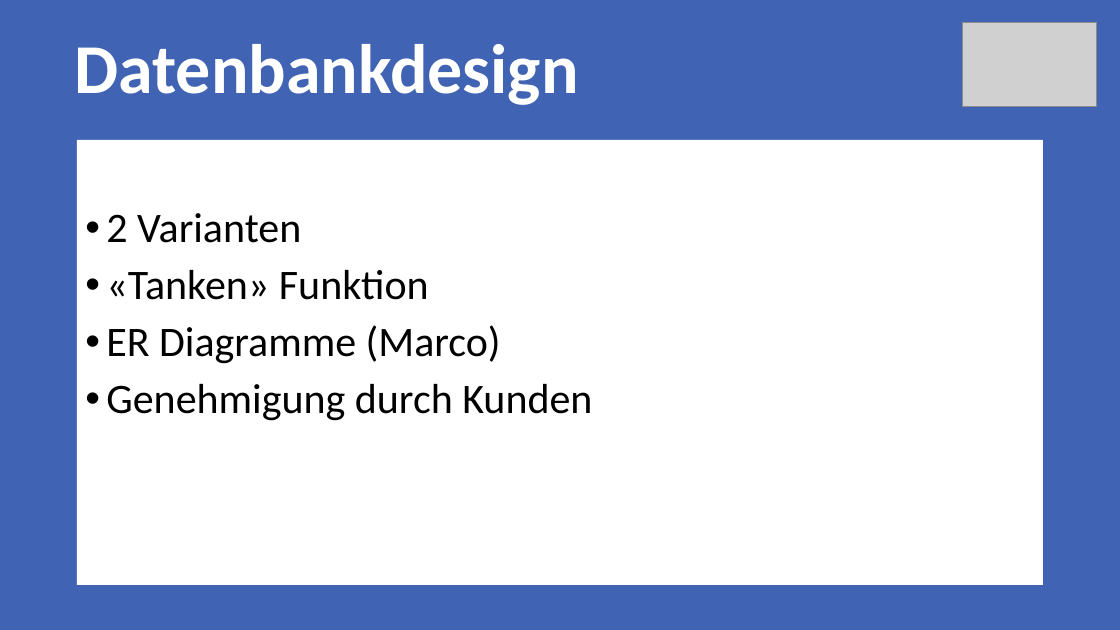
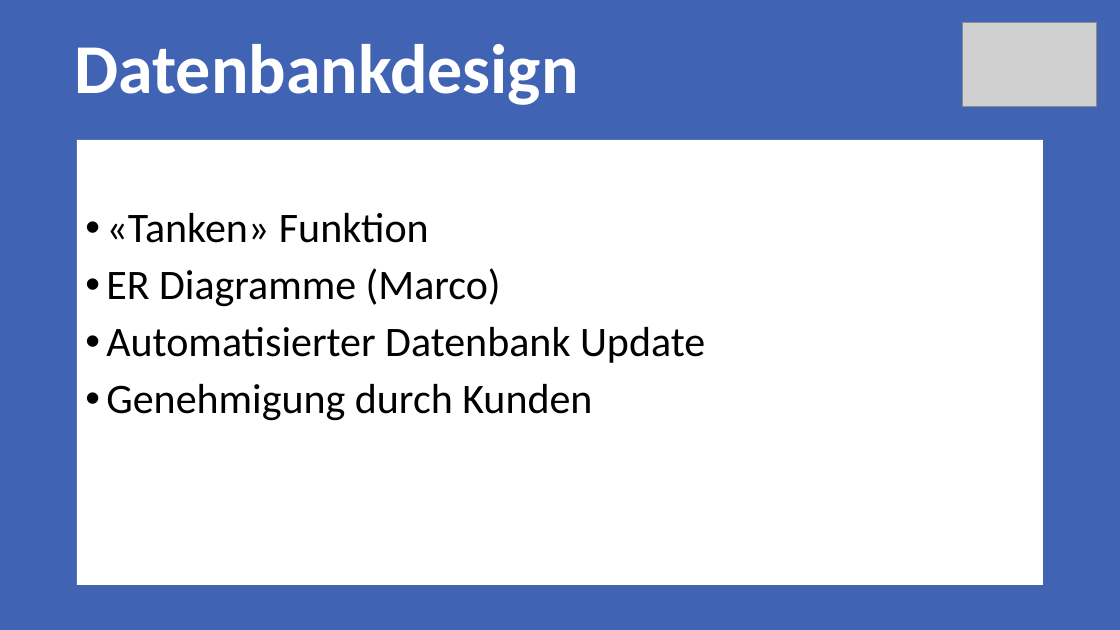
Before and after one commit to Rinc11/FOS, a slide deck: slide 5 of documents/00_Sitzungen/Milestone_1/Meilenstein1.pptx. Drawn at 1120x630 pixels with LibreOffice and Linux fonts; fonts in the diff are those of the drawing; grey boxes stand for pictures. Boxes give left, top, right and bottom in pixels: in the first picture for what was removed or moved away, otherwise in the second. Text is boxed around its words. In the diff, an @@ line names an element or a change of style, - is before the commit and + after.

```diff
--- a/documents/00_Sitzungen/Milestone_1/Meilenstein1.pptx
+++ b/documents/00_Sitzungen/Milestone_1/Meilenstein1.pptx
@@ text at bbox=[106, 213, 301, 243]: paragraph removed @@
-• 2 Varianten
@@ text at bbox=[106, 327, 705, 363]: paragraph added @@
+• Automatisierter Datenbank Update
```
Also in this commit, not shown: 2 other slides changed, 1 slide added, 1 slide removed.
